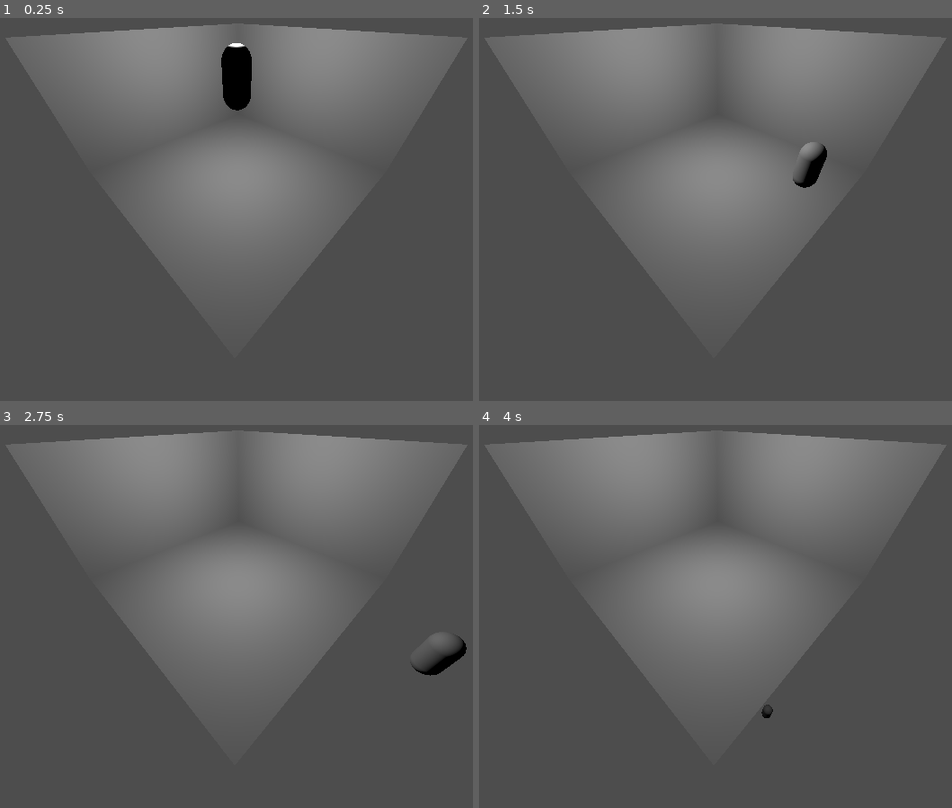
Above: before the commit, frames 1-4 (two rows, left to right).
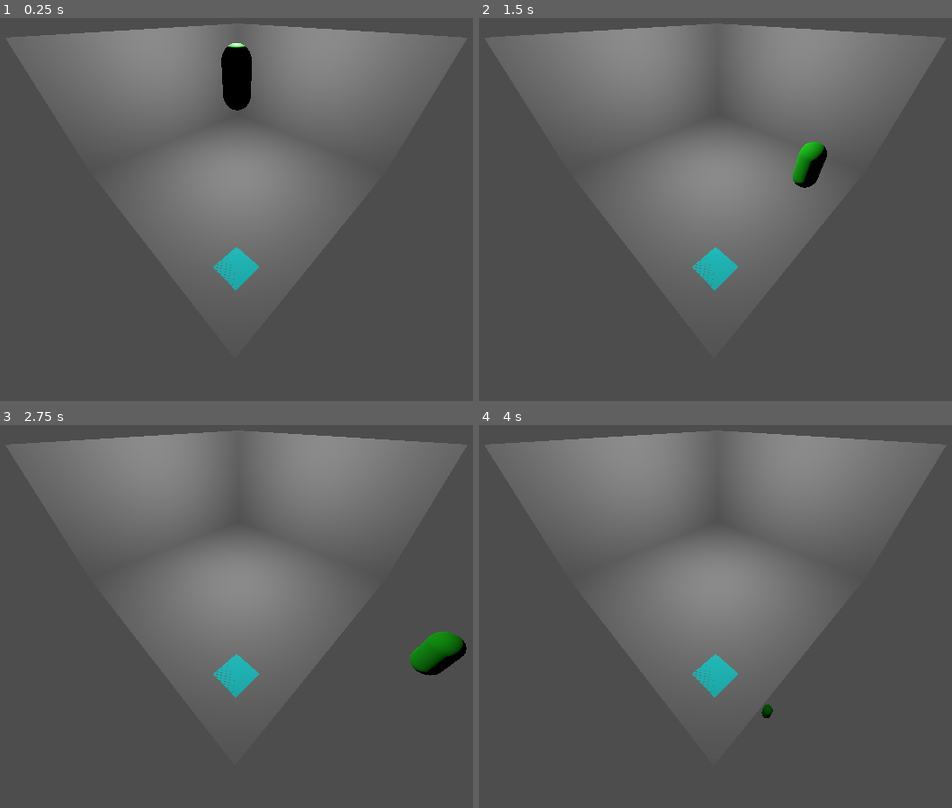
Above: after the commit, the same moments.

Repository: Aghon5304/Projekt_Stargate
Game: Godot game, scene res://Scenes/Locations/test_location/test_location.tscn
Same seed, same stepped clock (60 frames per second), same inputs: the game is played once before the commit and once after it. Before the commit the project has no main scene; this scene is started directly in both runs.
Inputs:
- Up to frame 1 (0.25 s): no input
- Up to frame 2 (1.5 s): tap Enter (ui_accept) at 0.5, 0.77 s; hold Right (ui_right) 0.53-1.28 s; hold Down (ui_down) from 1.28 s (still down)
- Up to frame 3 (2.75 s): tap Enter (ui_accept) at 1.52 s; release Down (ui_down) at 2.03 s; hold Right (ui_right) from 2.03 s (still down)
- Up to frame 4 (4 s): release Right (ui_right) at 2.78 s; hold Up (ui_up) 2.78-3.53 s; tap Enter (ui_accept) at 3.02, 3.77 s; hold Left (ui_left) from 3.53 s (still down)

The runs differ from the first frame. In frame 1, 0.6% of the frame differs, in the area x 45-55%, y 6-72%; in frame 2, 0.9%; in frame 3, 1.2%, in the area x 45-98%, y 53-72%; in frame 4, 0.6%.

Commit message:
Naprawa gita, faktyczne pushowanie zmian

Diff:
--- a/Scenes/Entities/Player/character_body_3d.gd
+++ b/Scenes/Entities/Player/character_body_3d.gd
@@ -1,9 +1,13 @@
 extends CharacterBody3D
+
+@export var main_game_mesh: MeshInstance3D
+@export var tutorial_mesh: MeshInstance3D
+
+var tutorial = true
 
 
 const SPEED = 5.0
 const JUMP_VELOCITY = 4.5
-
 
 func _physics_process(delta: float) -> void:
 	# Add the gravity.
@@ -26,3 +30,10 @@
 		velocity.z = move_toward(velocity.z, 0, SPEED)
 
 	move_and_slide()
+
+func _ready():
+	update_appearance()
+
+func update_appearance():
+	main_game_mesh.visible = not tutorial
+	tutorial_mesh.visible = tutorial
--- a/Scenes/Entities/Player/gracz.tscn
+++ b/Scenes/Entities/Player/gracz.tscn
@@ -6,13 +6,25 @@
 
 [sub_resource type="CapsuleShape3D" id="CapsuleShape3D_75dk3"]
 
+[sub_resource type="StandardMaterial3D" id="StandardMaterial3D_xj2o1"]
+albedo_color = Color(0.0453163, 0.787668, 7.70092e-07, 1)
+
+[sub_resource type="CapsuleMesh" id="CapsuleMesh_gdvll"]
+material = SubResource("StandardMaterial3D_xj2o1")
+
 [node name="Gracz" type="Node3D"]
 
-[node name="CharacterBody3D" type="CharacterBody3D" parent="."]
+[node name="CharacterBody3D" type="CharacterBody3D" parent="." node_paths=PackedStringArray("main_game_mesh", "tutorial_mesh")]
 script = ExtResource("1_2hl51")
+main_game_mesh = NodePath("mainCharacterMesh")
+tutorial_mesh = NodePath("tutorialMesh")
 
-[node name="MeshInstance3D" type="MeshInstance3D" parent="CharacterBody3D"]
+[node name="mainCharacterMesh" type="MeshInstance3D" parent="CharacterBody3D"]
+visible = false
 mesh = SubResource("CapsuleMesh_nxwrj")
 
 [node name="CollisionShape3D" type="CollisionShape3D" parent="CharacterBody3D"]
 shape = SubResource("CapsuleShape3D_75dk3")
+
+[node name="tutorialMesh" type="MeshInstance3D" parent="CharacterBody3D"]
+mesh = SubResource("CapsuleMesh_gdvll")
--- /dev/null
+++ b/Scenes/Maps/test_map/test_level_change.gd
@@ -0,0 +1,7 @@
+extends Area3D
+
+
+func _on_body_entered(body: Node3D) -> void:
+	if body is CharacterBody3D:
+		body.tutorial = false
+		body.update_appearance()
--- a/Scenes/Maps/test_map/test_map.tscn
+++ b/Scenes/Maps/test_map/test_map.tscn
@@ -1,4 +1,6 @@
-[gd_scene load_steps=5 format=3 uid="uid://drw23ealwufd"]
+[gd_scene load_steps=9 format=3 uid="uid://drw23ealwufd"]
+
+[ext_resource type="Script" path="res://Scenes/Maps/test_map/test_level_change.gd" id="1_e455k"]
 
 [sub_resource type="PlaneMesh" id="PlaneMesh_wbdte"]
 size = Vector2(10, 10)
@@ -11,6 +13,16 @@
 
 [sub_resource type="PlaneMesh" id="PlaneMesh_8ahdw"]
 size = Vector2(10, 5)
+
+[sub_resource type="BoxShape3D" id="BoxShape3D_fl70j"]
+size = Vector3(1, 0.5, 1)
+
+[sub_resource type="StandardMaterial3D" id="StandardMaterial3D_l5ndk"]
+albedo_color = Color(0.152941, 1, 1, 1)
+
+[sub_resource type="PlaneMesh" id="PlaneMesh_glaq0"]
+material = SubResource("StandardMaterial3D_l5ndk")
+size = Vector2(1, 1)
 
 [node name="level" type="Node3D"]
 transform = Transform3D(0.707235, -0.000298425, -0.706979, 0.00020459, 1, -0.000217448, 0.706979, 9.14437e-06, 0.707235, 0, 0, 0)
@@ -54,3 +66,15 @@
 
 [node name="MeshInstance3D" type="MeshInstance3D" parent="sciany/sciana2"]
 mesh = SubResource("PlaneMesh_8ahdw")
+
+[node name="TestChangeMesh" type="Area3D" parent="."]
+script = ExtResource("1_e455k")
+
+[node name="CollisionShape3D" type="CollisionShape3D" parent="TestChangeMesh"]
+transform = Transform3D(1, -4.8658e-11, 2.98023e-08, 5.00222e-12, 1, 7.63976e-11, 2.98023e-08, 8.04903e-11, 1, 3.45, 0, 3.451)
+shape = SubResource("BoxShape3D_fl70j")
+
+[node name="MeshInstance3D" type="MeshInstance3D" parent="TestChangeMesh/CollisionShape3D"]
+mesh = SubResource("PlaneMesh_glaq0")
+
+[connection signal="body_entered" from="TestChangeMesh" to="TestChangeMesh" method="_on_body_entered"]
--- a/project.godot
+++ b/project.godot
@@ -11,5 +11,6 @@
 [application]
 
 config/name="Projekt-Stargate"
+run/main_scene="res://Scenes/Entities/Player/gracz.tscn"
 config/features=PackedStringArray("4.3", "Forward Plus")
 config/icon="res://Assets/Images/icon.svg"
Not shown: 1 places in Scenes/Entities/Player/gracz.tscn that only renumber resources
Not shown, changed: README.md
Not shown, added: Scenes/Locations/test_location/test_location.tscn.bak
